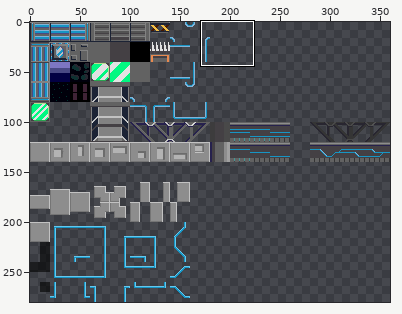
Two versions of one sprite sheet, assets/img/defTile.png. The first picture is a wide view before the edit; the outline marks the close-up.
Close-up. Earlier state:
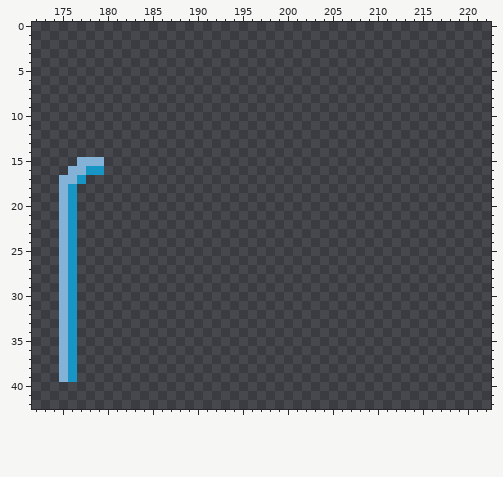
The file is 360x280 pixels. Colours within 5 levels of each other are drawn and written as one. Shown: x 172..222, y 0..42.
New version:
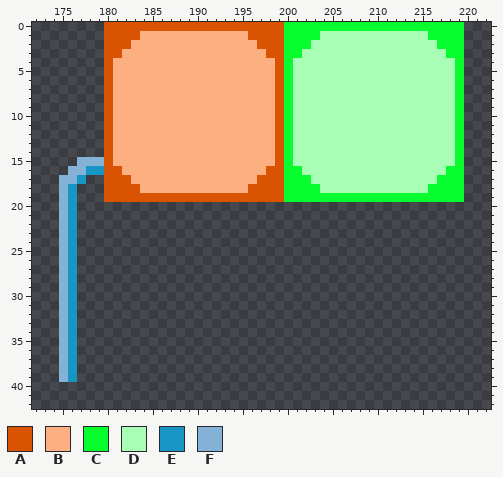
Palette (. is transparent): A #da5302  B #feaf81  C #08fd2e  D #a9feb6  E #1795c4  F #84b2d6
The edit:
@@ x 172..222 @@
- 0 ...................................................
- 1 ...................................................
- 2 ...................................................
- 3 ...................................................
- 4 ...................................................
- 5 ...................................................
- 6 ...................................................
- 7 ...................................................
- 8 ...................................................
- 9 ...................................................
-10 ...................................................
-11 ...................................................
-12 ...................................................
-13 ...................................................
-14 ...................................................
-15 .....FFF...........................................
-16 ....FFEE...........................................
-17 ...FFE.............................................
-18 ...FE..............................................
-19 ...FE..............................................
+ 0 ........AAAAAAAAAAAAAAAAAAAACCCCCCCCCCCCCCCCCCCC...
+ 1 ........AAAABBBBBBBBBBBBAAAACCCCDDDDDDDDDDDDCCCC...
+ 2 ........AAABBBBBBBBBBBBBBAAACCCDDDDDDDDDDDDDDCCC...
+ 3 ........AABBBBBBBBBBBBBBBBAACCDDDDDDDDDDDDDDDDCC...
+ 4 ........ABBBBBBBBBBBBBBBBBBACDDDDDDDDDDDDDDDDDDC...
+ 5 ........ABBBBBBBBBBBBBBBBBBACDDDDDDDDDDDDDDDDDDC...
+ 6 ........ABBBBBBBBBBBBBBBBBBACDDDDDDDDDDDDDDDDDDC...
+ 7 ........ABBBBBBBBBBBBBBBBBBACDDDDDDDDDDDDDDDDDDC...
+ 8 ........ABBBBBBBBBBBBBBBBBBACDDDDDDDDDDDDDDDDDDC...
+ 9 ........ABBBBBBBBBBBBBBBBBBACDDDDDDDDDDDDDDDDDDC...
+10 ........ABBBBBBBBBBBBBBBBBBACDDDDDDDDDDDDDDDDDDC...
+11 ........ABBBBBBBBBBBBBBBBBBACDDDDDDDDDDDDDDDDDDC...
+12 ........ABBBBBBBBBBBBBBBBBBACDDDDDDDDDDDDDDDDDDC...
+13 ........ABBBBBBBBBBBBBBBBBBACDDDDDDDDDDDDDDDDDDC...
+14 ........ABBBBBBBBBBBBBBBBBBACDDDDDDDDDDDDDDDDDDC...
+15 .....FFFABBBBBBBBBBBBBBBBBBACDDDDDDDDDDDDDDDDDDC...
+16 ....FFEEAABBBBBBBBBBBBBBBBAACCDDDDDDDDDDDDDDDDCC...
+17 ...FFE..AAABBBBBBBBBBBBBBAAACCCDDDDDDDDDDDDDDCCC...
+18 ...FE...AAAABBBBBBBBBBBBAAAACCCCDDDDDDDDDDDDCCCC...
+19 ...FE...AAAAAAAAAAAAAAAAAAAACCCCCCCCCCCCCCCCCCCC...
 20 ...FE..............................................
Where, in picture pixels (left, top, right, bottom), the same in both close-ups:
added: (104, 22, 464, 202)
